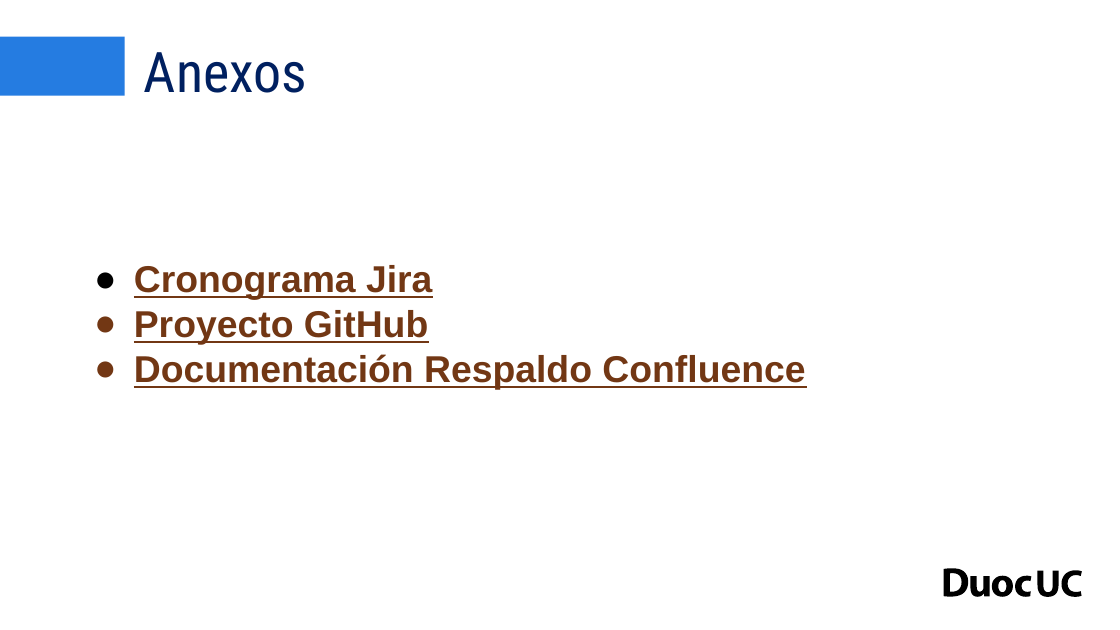
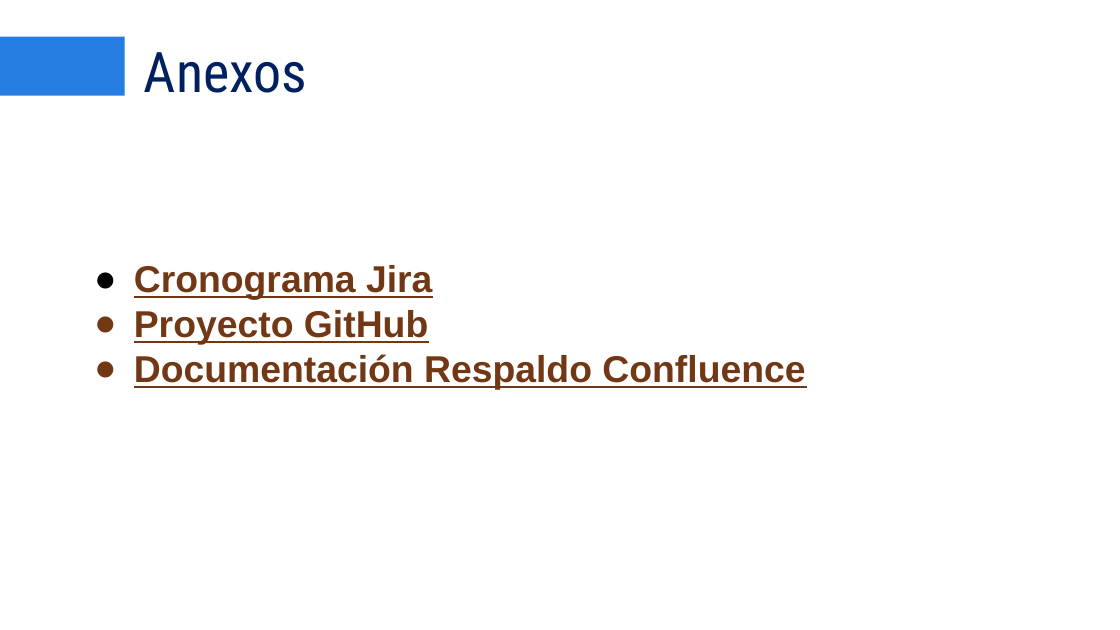
Before and after one commit to JoselynPinoDiaz/SB_Mallen_002D_RPA, a slide deck: slide 25 of Fase 1/Evidencias Grupales/Presentación Proyecto 01.pptx. Drawn at 1120x630 pixels with LibreOffice and Linux fonts; fonts in the diff are those of the drawing; background and template pictures are left out. Boxes give left, top, right and bottom in pixels: in the first picture for what was removed or moved away, otherwise in the second. Text is boxed around its words. In the diff, an @@ line names an element or a change of style, - is before the commit and + after.

```diff
--- a/Fase 1/Evidencias Grupales/Presentación Proyecto 01.pptx
+++ b/Fase 1/Evidencias Grupales/Presentación Proyecto 01.pptx
@@ freeform shape removed at [944,569,1032,597] @@
@@ freeform shape removed at [1038,571,1059,597] @@
@@ freeform shape removed at [1062,571,1082,597] @@
```
Also in this commit, not shown: 18 other slides changed.
